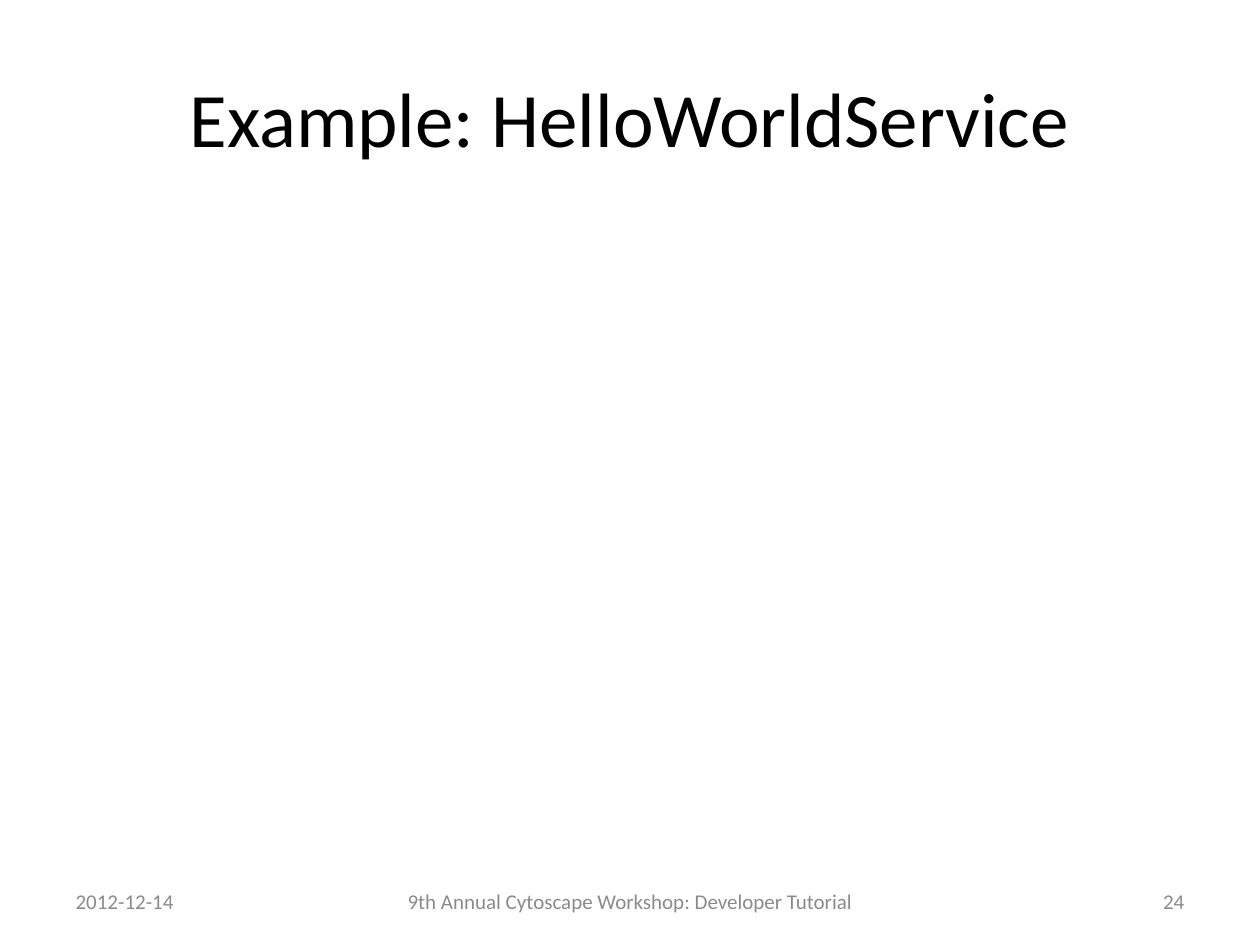
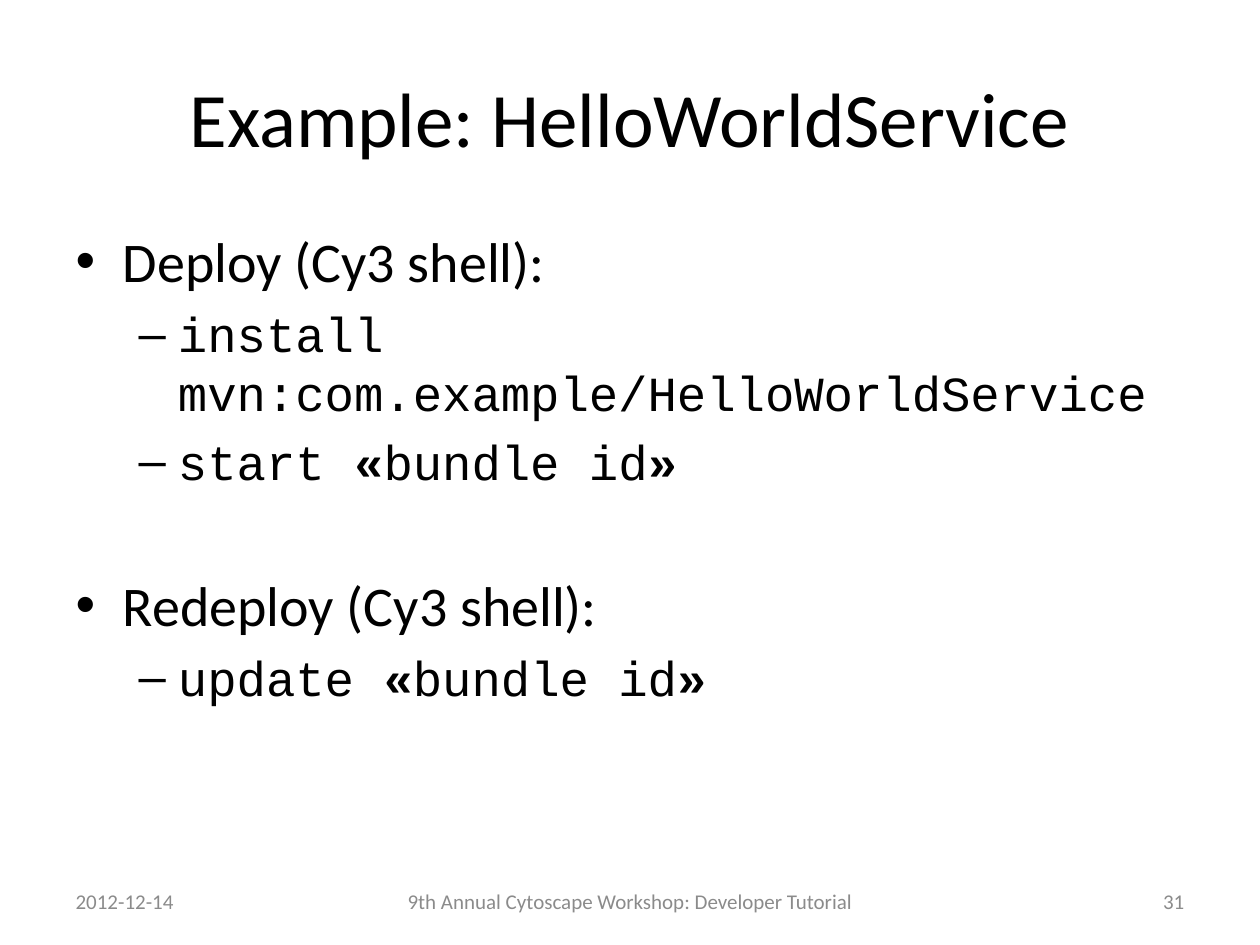
Before and after one commit to jrrmzz/cy3-dev-tutorial, a slide deck: slide 31 of slides.pptx (slide 24 before the commit). Drawn at 1260x945 pixels with LibreOffice and Linux fonts; fonts in the diff are those of the drawing. Boxes give left, top, right and bottom in pixels: in the first picture for what was removed or moved away, otherwise in the second. Text is boxed around its words. In the diff, an @@ line names an element or a change of style, - is before the commit and + after.

```diff
--- a/slides.pptx
+++ b/slides.pptx
@@ text added at [123, 241, 1147, 707], 28 pt, text #000000 @@
+• Deploy (Cy3 shell):
+  – install mvn:com.example/HelloWorldService
+  – start «bundle id»
+• Redeploy (Cy3 shell):
+  – update «bundle id»
@@ page number at [1163, 895, 1184, 909]: text changed @@
-24
+31
```
Also in this commit, not shown: 9 other slides changed, 8 slides added.
